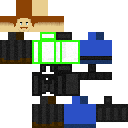
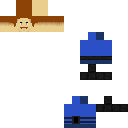
The second w=128, h=128 image is a revision of the first. Changes to its layers:
painted on "skin.png" over 0, 32, 128, 128